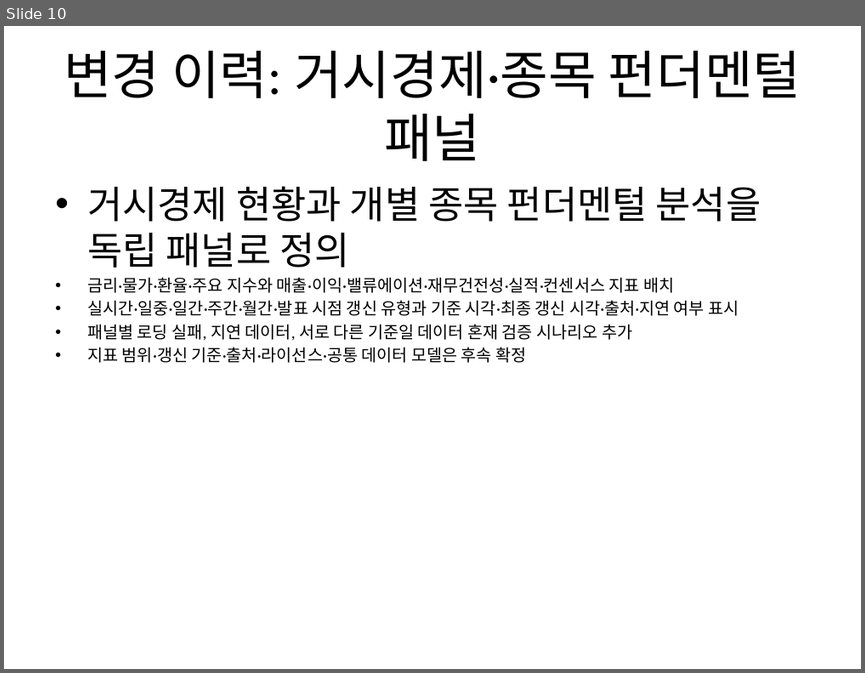
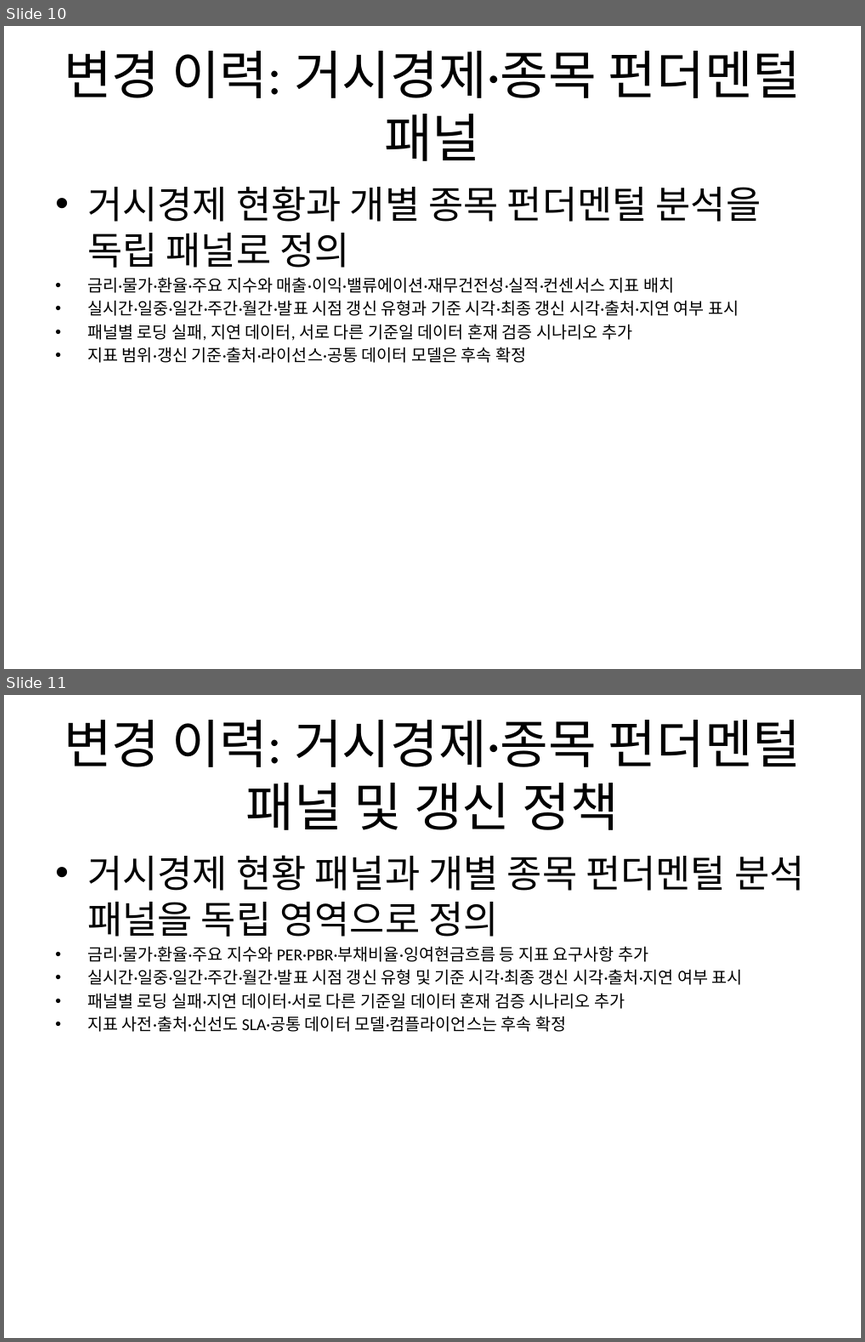
Before and after one commit to Abraxaspark91/n8n_termpjt, a slide deck: scenarios/S07_investment_dashboard/deliverables/투자대시보드_기획_덱.pptx. Shown one above the other, each under a label of ours: slide 10 before the commit, slides 10 and 11 after it. The pictures are 865x673 and 865x1342 pixels, drawn with LibreOffice and Linux fonts; fonts in the diff are those of the drawing. Boxes give left, top, right and bottom in pixels: in the first picture for what was removed or moved away, otherwise in the second. Text is boxed around its words. In the diff, an @@ line names an element or a change of style, - is before the commit and + after.

```diff
--- a/scenarios/S07_investment_dashboard/deliverables/투자대시보드_기획_덱.pptx
+++ b/scenarios/S07_investment_dashboard/deliverables/투자대시보드_기획_덱.pptx
@@ slide 11 added at bbox=[4, 695, 861, 1338], background #FFFFFF @@
@@ title added at bbox=[64, 720, 801, 830], 44 pt, text #000000 @@
+변경 이력: 거시경제·종목 펀더멘털 패널 및 갱신 정책
@@ text added at bbox=[87, 855, 804, 1032], 14 pt, text #000000 @@
+• 거시경제 현황 패널과 개별 종목 펀더멘털 분석 패널을 독립 영역으로 정의
+• 금리·물가·환율·주요 지수와 PER·PBR·부채비율·잉여현금흐름 등 지표 요구사항 추가
+• 실시간·일중·일간·주간·월간·발표 시점 갱신 유형 및 기준 시각·최종 갱신 시각·출처·지연 여부 표시
+• 패널별 로딩 실패·지연 데이터·서로 다른 기준일 데이터 혼재 검증 시나리오 추가
+• 지표 사전·출처·신선도 SLA·공통 데이터 모델·컴플라이언스는 후속 확정
```
Also in this commit, not shown: 8 other files.
